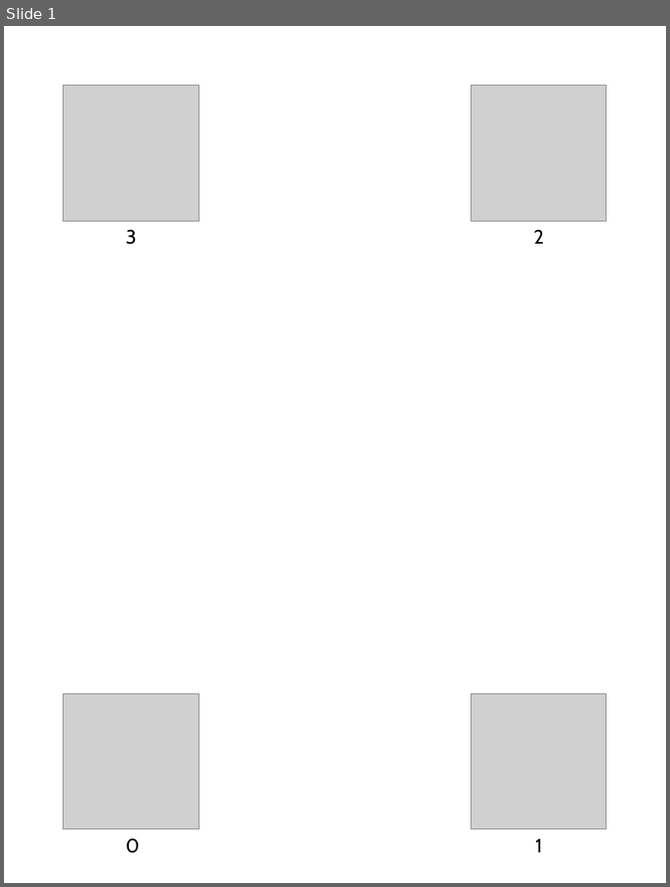
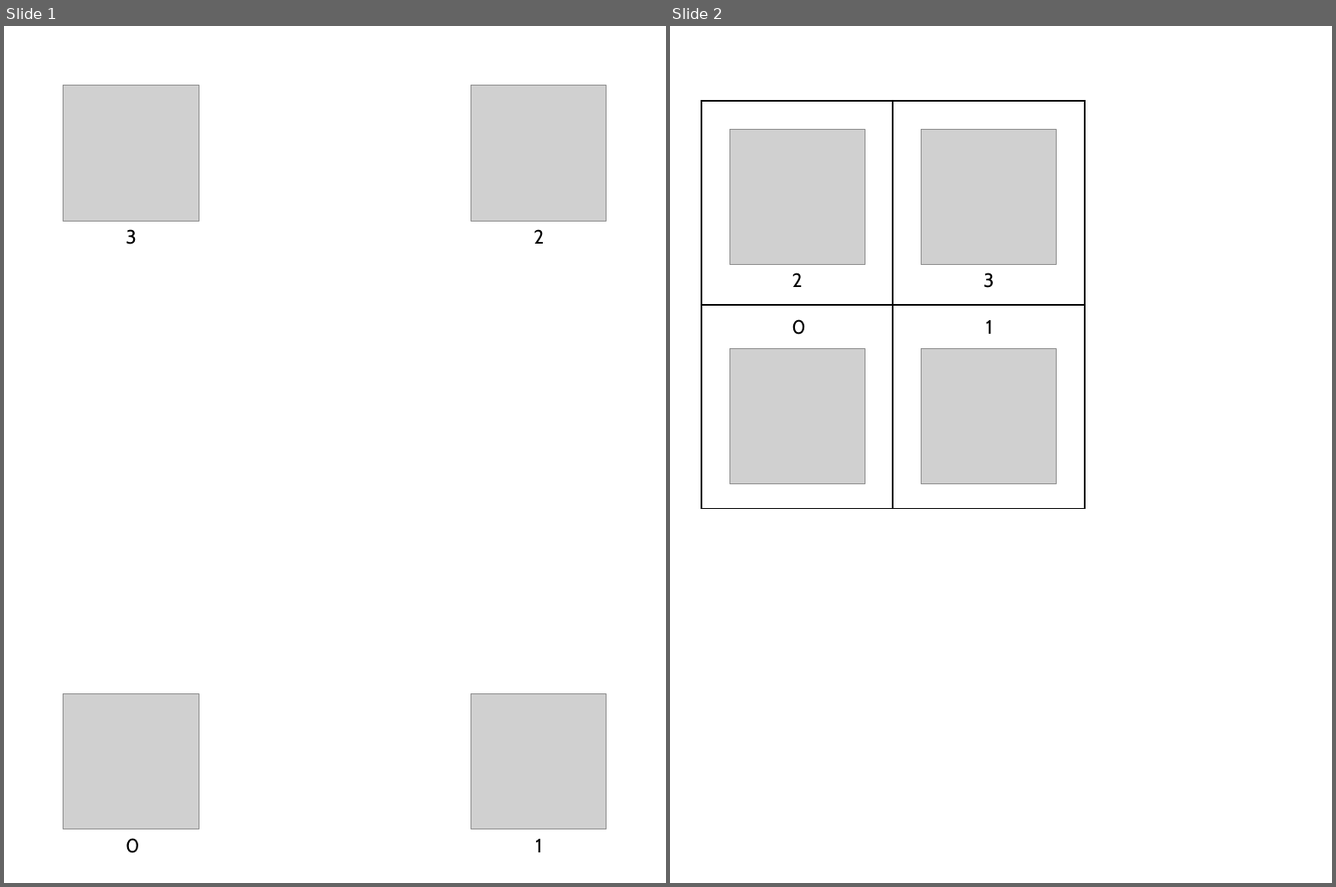
Before and after one commit to Seb-Park/magic-portal, a slide deck: markers/compile_markers.pptx. Shown side by side, each under a label of ours: slide 1 before the commit, slides 1 and 2 after it. The pictures are 670x887 and 1336x887 pixels, drawn with LibreOffice and Linux fonts; fonts in the diff are those of the drawing; grey boxes stand for pictures. Boxes give left, top, right and bottom in pixels: in the first picture for what was removed or moved away, otherwise in the second. Text is boxed around its words. In the diff, an @@ line names an element or a change of style, - is before the commit and + after.

```diff
--- a/markers/compile_markers.pptx
+++ b/markers/compile_markers.pptx
@@ slide 2 added at <box>670,26,1332,883</box>, background #FFFFFF @@
@@ rectangle added at <box>701,101,893,305</box>, fill #FFFFFF, outline #000000 1.5 pt @@
@@ rectangle added at <box>893,101,1085,305</box>, fill #FFFFFF, outline #000000 1.5 pt @@
@@ picture added at <box>730,129,866,264</box> @@
@@ picture added at <box>922,129,1057,264</box> @@
@@ text added at <box>792,272,803,287</box>, 18 pt, text #000000 @@
+2
@@ text added at <box>984,272,995,288</box>, 18 pt, text #000000 @@
+3
@@ rectangle added at <box>701,305,893,509</box>, fill #FFFFFF, outline #000000 1.5 pt @@
@@ rectangle added at <box>893,305,1085,509</box>, fill #FFFFFF, outline #000000 1.5 pt @@
@@ text added at <box>792,319,805,335</box>, 18 pt, text #000000 @@
+0
@@ text added at <box>986,320,993,334</box>, 18 pt, text #000000 @@
+1
@@ picture added at <box>730,348,866,484</box> @@
@@ picture added at <box>922,348,1057,484</box> @@
```
Also in this commit, not shown: 4 other files.
